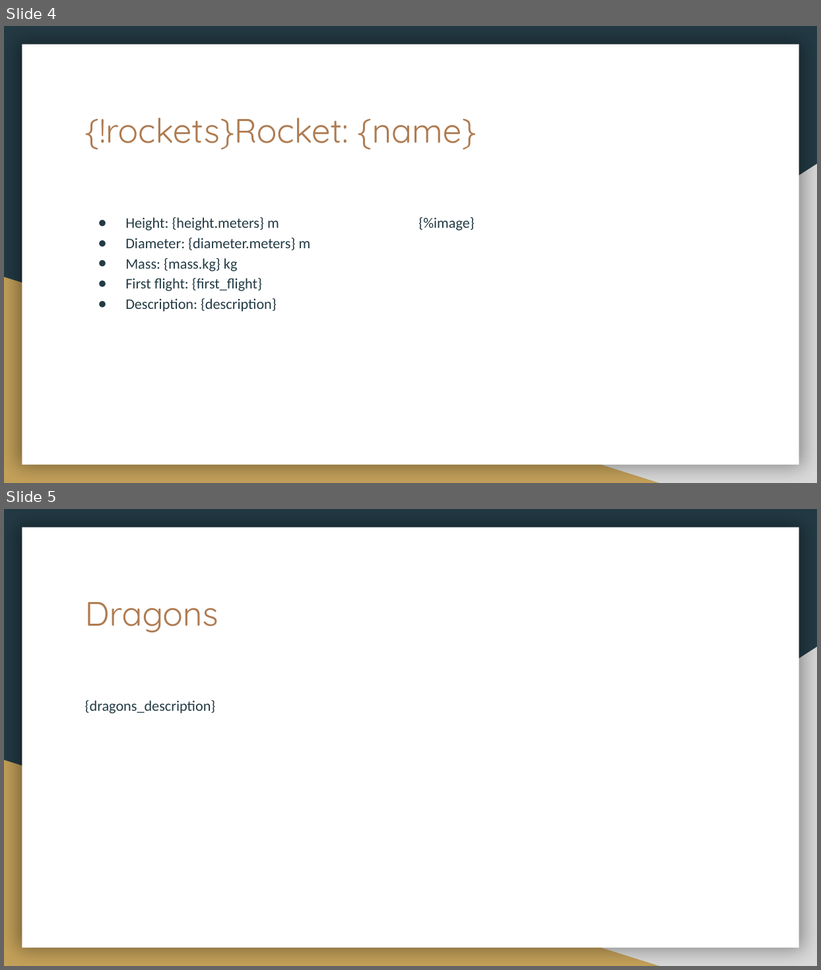
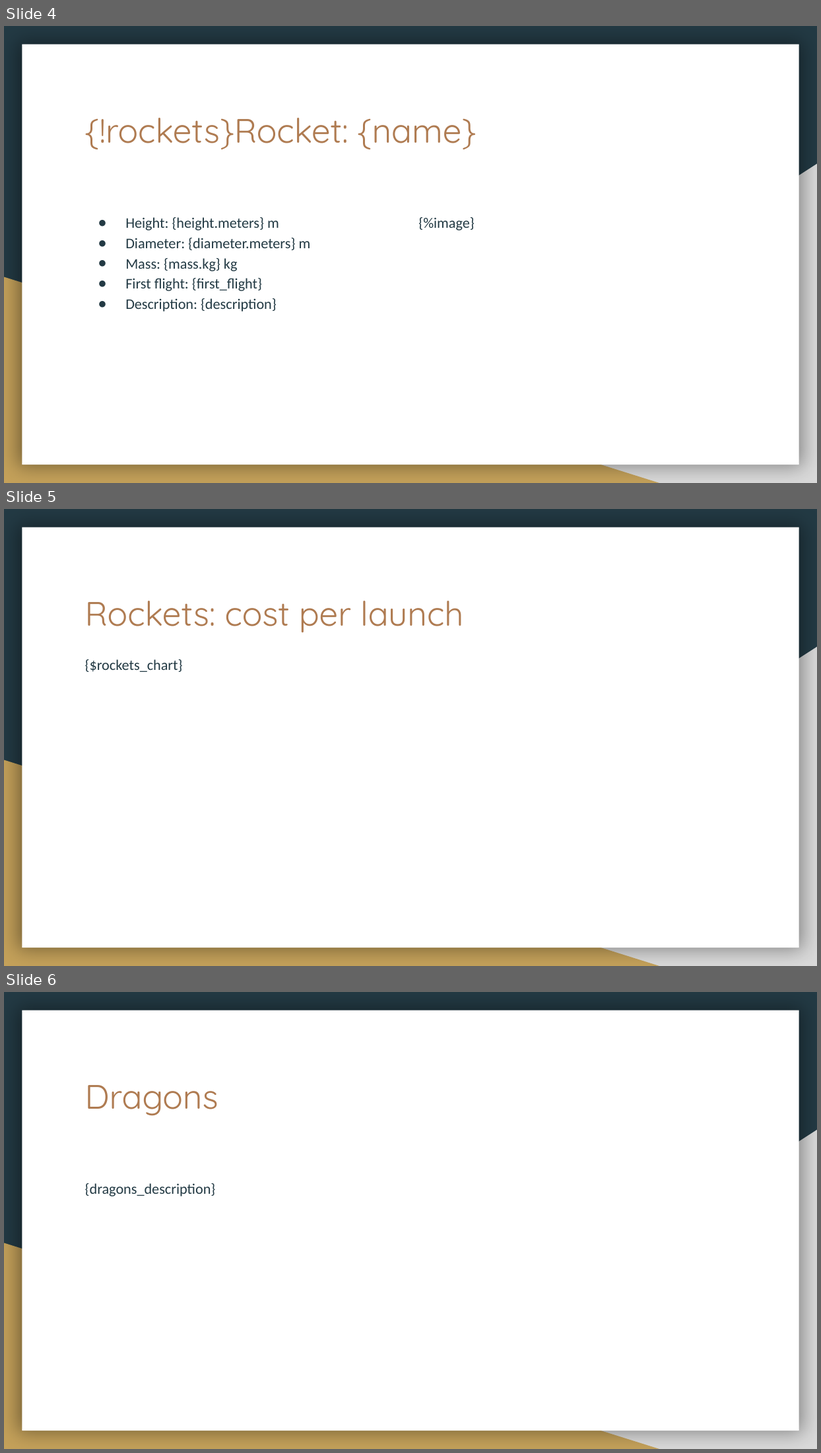
Before and after one commit to United-Codes/cloudofficeprint-python, a slide deck: spacex_example/spacex_template.pptx. Shown one above the other, each under a label of ours: slides 4 and 5 before the commit, slides 4, 5 and 6 after it. The pictures are 821x970 and 821x1453 pixels, drawn with LibreOffice and Linux fonts; fonts in the diff are those of the drawing. Boxes give left, top, right and bottom in pixels: in the first picture for what was removed or moved away, otherwise in the second. Text is boxed around its words. In the diff, an @@ line names an element or a change of style, - is before the commit and + after.

Commit message:
update spacex example: add chart for costs of rocket launches

```diff
--- a/spacex_example/spacex_template.pptx
+++ b/spacex_example/spacex_template.pptx
@@ slide 5 added at (4,509,817,966), background #233A44; not listed: 3 template elements that a slide beside it also shows @@
@@ title added at (85,601,464,632), 30 pt, text #AF7B51 @@
+Rockets: cost per launch
@@ text added at (85,659,183,672), 13 pt, text #233A44 @@
+{$rockets_chart}
@@ what was slide 5 is now slide 6 @@
```
Also in this commit, not shown: 1 slide changed, 1 other file.
